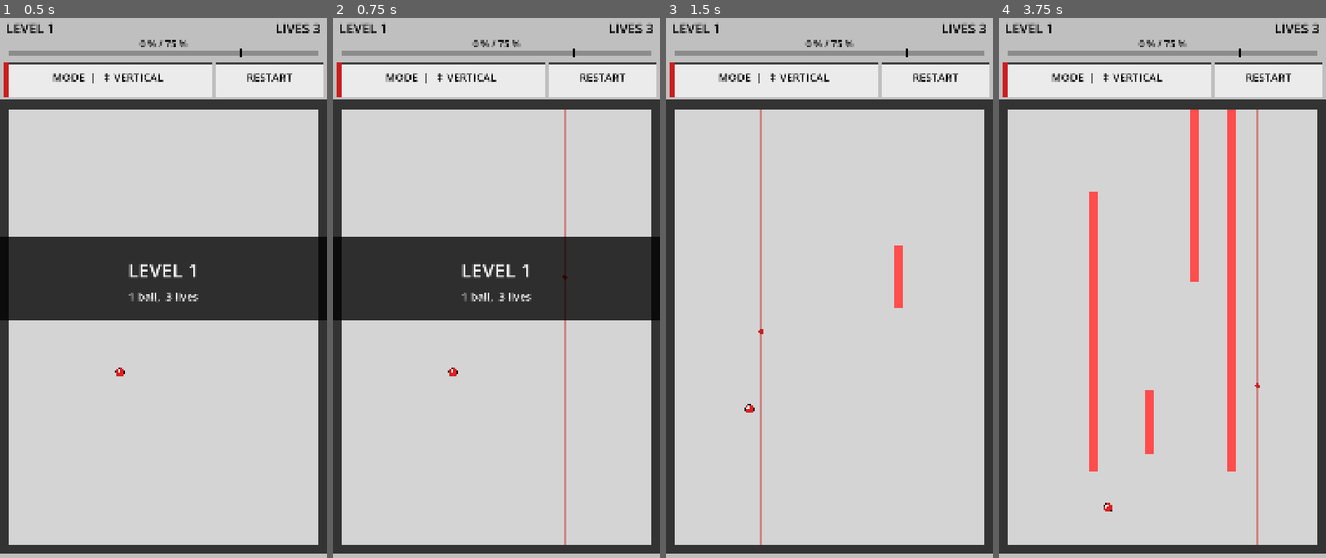
Above: before the commit, frames 1-4 (left to right).
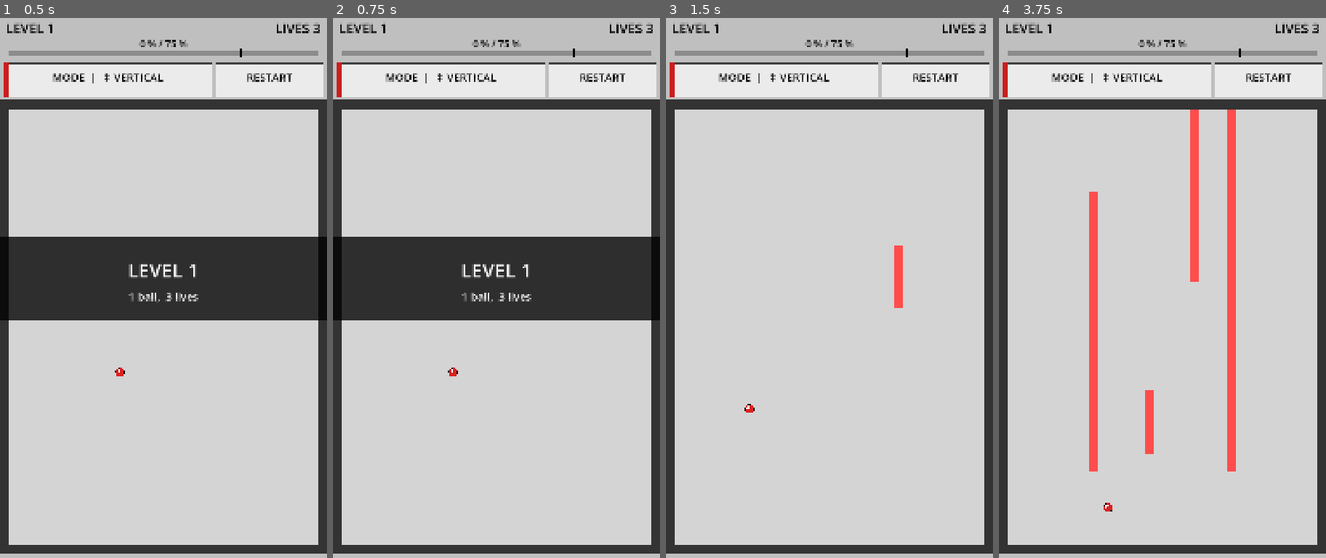
Above: after the commit, the same moments.

Repository: Matswm86/jezzball
Game: Godot game, scene res://scenes/Game.tscn
Two runs of this game, one before a commit and one after it. Both use one fixed random seed, a clock stepped at 60 frames per second and the inputs below.
Inputs (mouse positions are in pixels of both pictures, inside the frame that each line leads up to):
- Up to frame 1 (0.5 s): no input
- Up to frame 2 (0.75 s): tap Enter at 0.5 s; move the mouse to (568, 271) at 0.52 s; click (568, 271) at 0.67 s
- Up to frame 3 (1.5 s): drag from (764, 331) to (813, 417) at 1.27 s
- Up to frame 4 (3.75 s): move the mouse to (1195, 174) at 2.02 s; click (1195, 174) at 2.17 s; drag from (1146, 417) to (1064, 217) at 2.77 s; move the mouse to (1260, 390) at 3.52 s; click (1260, 390) at 3.67 s

Frame 1 is identical in both runs. In frame 2, 0.4% of the frame differs, in the area x 70-72%, y 16-98%; in frame 3, 0.5%, in the area x 28-30%, y 16-98%; in frame 4, 0.5%.

Commit message:
v0.4: gesture detection without InputEventScreenDrag
Restored the v0.2 single-_input pattern (which is known to load on the user's
Android runtime), then layered gesture-based wall direction on top:

- Touch DOWN on a field cell records position + cell, no wall yet
- Touch UP computes |dx|, |dy| from the down position:
  - either axis > 30 px → orient_vertical = (dy >= dx)
  - otherwise keeps previous orient (consecutive taps build same direction)
- Wall commits at the originally-pressed cell

No InputEventScreenDrag class reference (suspected next class-load offender
after sign() and Input.is_mouse_button_pressed). No Vector2i.ZERO initializer.
No class-const param defaults. State held in plain int / float vars.

UI: toggle button removed, replaced with a non-interactive MODE panel that
shows current orientation (red/blue color stripe + ↕/↔ icon).

Co-Authored-By: Claude Opus 4.7 (1M context) <noreply@anthropic.com>

Diff:
--- a/scripts/Game.gd
+++ b/scripts/Game.gd
@@ -56,26 +56,25 @@
 var lbl_level: Label
 var lbl_lives: Label
 var lbl_pct: Label
-var lbl_mode: Label
+var lbl_orient: Label
 var lbl_restart: Label
 var lbl_overlay_title: Label
 var lbl_overlay_sub: Label
 var overlay_box: ColorRect
 
-# Control rect, computed once in _ready.
+# Control button rects, computed once in _ready.
+var rect_mode: Rect2
 var rect_restart: Rect2
-var rect_mode: Rect2
-
-# Pending wall touch — finger went down on a field cell. Wall commits on release.
-var pending_active := false
-var pending_pos: Vector2 = Vector2(0, 0)
-var pending_cell: Vector2i = Vector2i(0, 0)
-var pending_drag_pos: Vector2 = Vector2(0, 0)
-const SWIPE_THRESH := 30.0
+
+# Gesture state: track press location and which cell it landed on (if any).
+# Plain ints + Vector2 to avoid the Vector2i.ZERO / class-const tricks.
+var touch_down_x := 0.0
+var touch_down_y := 0.0
+var touch_cell_x := -1
+var touch_cell_y := -1
 
 func _ready() -> void:
 	randomize()
-	# Mode-indicator panel (left ~66%) is non-interactive; Restart button (right ~33%).
 	var pad := 12.0
 	var ctrl_top := HUD_H + 8
 	var ctrl_h := CTRL_H - 16
@@ -86,20 +85,15 @@
 	_build_ui()
 	_start_level(1)
 
-func _make_label(pos: Vector2, w: float, fs: int, halign: int = HORIZONTAL_ALIGNMENT_LEFT) -> Label:
+func _make_label(pos: Vector2, w: float, fs: int, halign: int = HORIZONTAL_ALIGNMENT_LEFT, fc: Color = COL_TEXT) -> Label:
 	var l := Label.new()
 	l.position = pos
 	l.size = Vector2(w, fs * 1.6)
 	l.add_theme_font_size_override("font_size", fs)
-	l.add_theme_color_override("font_color", COL_TEXT)
+	l.add_theme_color_override("font_color", fc)
 	l.horizontal_alignment = halign
 	l.vertical_alignment = VERTICAL_ALIGNMENT_CENTER
 	add_child(l)
-	return l
-
-func _make_label_white(pos: Vector2, w: float, fs: int, halign: int) -> Label:
-	var l := _make_label(pos, w, fs, halign)
-	l.add_theme_color_override("font_color", Color(1, 1, 1))
 	return l
 
 func _build_ui() -> void:
@@ -108,8 +102,8 @@
 	lbl_lives = _make_label(Vector2(FIELD_W - 520, 18), 500, 44, HORIZONTAL_ALIGNMENT_RIGHT)
 	# HUD bottom row: percent text centered above progress bar
 	lbl_pct = _make_label(Vector2(0, 78), FIELD_W, 32, HORIZONTAL_ALIGNMENT_CENTER)
-	# Mode indicator + restart button labels
-	lbl_mode = _make_label(rect_mode.position + Vector2(0, 18), rect_mode.size.x, 36, HORIZONTAL_ALIGNMENT_CENTER)
+	# Mode-indicator panel (read-only) + restart button.
+	lbl_orient = _make_label(rect_mode.position + Vector2(0, 18), rect_mode.size.x, 36, HORIZONTAL_ALIGNMENT_CENTER)
 	lbl_restart = _make_label(rect_restart.position + Vector2(0, 18), rect_restart.size.x, 36, HORIZONTAL_ALIGNMENT_CENTER)
 	lbl_restart.text = "RESTART"
 	# Overlay backdrop + title/sub labels
@@ -119,8 +113,8 @@
 	overlay_box.size = Vector2(FIELD_W, 280)
 	overlay_box.visible = false
 	add_child(overlay_box)
-	lbl_overlay_title = _make_label_white(Vector2(0, FIELD_Y + FIELD_H * 0.30 + 60), FIELD_W, 64, HORIZONTAL_ALIGNMENT_CENTER)
-	lbl_overlay_sub = _make_label_white(Vector2(0, FIELD_Y + FIELD_H * 0.30 + 170), FIELD_W, 36, HORIZONTAL_ALIGNMENT_CENTER)
+	lbl_overlay_title = _make_label(Vector2(0, FIELD_Y + FIELD_H * 0.30 + 60), FIELD_W, 64, HORIZONTAL_ALIGNMENT_CENTER, Color(1, 1, 1))
+	lbl_overlay_sub = _make_label(Vector2(0, FIELD_Y + FIELD_H * 0.30 + 170), FIELD_W, 36, HORIZONTAL_ALIGNMENT_CENTER, Color(1, 1, 1))
 	lbl_overlay_title.visible = false
 	lbl_overlay_sub.visible = false
 
@@ -183,7 +177,7 @@
 	if play_total > 0:
 		pct = int(round(float(captured) / float(play_total) * 100.0))
 	lbl_pct.text = "%d %% / %d %%" % [pct, int(TARGET * 100)]
-	lbl_mode.text = ("MODE  |  ↕ VERTICAL" if orient_vertical else "MODE  |  ↔ HORIZONTAL")
+	lbl_orient.text = ("MODE  |  ↕ VERTICAL" if orient_vertical else "MODE  |  ↔ HORIZONTAL")
 	var show_overlay := false
 	var t_text := ""
 	var s_text := ""
@@ -358,80 +352,68 @@
 		state = GameState.LEVEL_WIN
 
 func _input(event: InputEvent) -> void:
-	# Touch path (real device).
+	# Only handle screen-touch and mouse-button events. NO InputEventScreenDrag
+	# class reference (which seems to break class-load on the user's Android
+	# runtime, same family as the sign() bug). Direction is determined by
+	# comparing touch-up position to recorded touch-down position.
+	var pressed := false
+	var p := Vector2.ZERO
 	if event is InputEventScreenTouch:
-		if event.pressed:
-			_on_touch_down(event.position)
-		else:
-			_on_touch_up(event.position)
+		pressed = event.pressed
+		p = event.position
+	elif event is InputEventMouseButton:
+		pressed = event.pressed
+		p = event.position
+	else:
 		return
-	if event is InputEventScreenDrag:
-		_on_drag(event.position)
+
+	if pressed:
+		# Record where the finger went down.
+		touch_down_x = p.x
+		touch_down_y = p.y
+		touch_cell_x = -1
+		touch_cell_y = -1
+		# State overlays still want to react on touch-down for snappy feel.
+		if state == GameState.LEVEL_WIN:
+			var nxt := level + 1
+			if nxt > MAX_LEVEL:
+				nxt = 1
+			_start_level(nxt)
+			return
+		if state == GameState.LEVEL_LOSE:
+			_start_level(level)
+			return
+		if rect_restart.has_point(p):
+			# Defer the actual restart to release so a stray touch doesn't
+			# reset on a casual press, but flag the press so we know.
+			return
+		# Inside field — record cell, but don't start wall yet.
+		if p.y >= FIELD_Y and p.y < FIELD_Y + FIELD_H and p.x >= FIELD_X and p.x < FIELD_X + FIELD_W:
+			var cx := int((p.x - FIELD_X) / CELL)
+			var cy := int((p.y - FIELD_Y) / CELL)
+			if cx >= 1 and cx < COLS - 1 and cy >= 1 and cy < ROWS - 1 and grid[cx][cy] == CellState.EMPTY:
+				touch_cell_x = cx
+				touch_cell_y = cy
 		return
-	# Desktop mouse fallback. We don't track motion-while-pressed because the
-	# global Input.is_mouse_button_pressed call broke class-load on the
-	# user's Android runtime in v0.3.
-	if event is InputEventMouseButton:
-		if event.pressed:
-			_on_touch_down(event.position)
-		else:
-			_on_touch_up(event.position)
-
-func _on_touch_down(p: Vector2) -> void:
-	pending_active = false
-	# End-of-level overlays consume the tap.
-	if state == GameState.LEVEL_WIN:
-		var nxt := level + 1
-		if nxt > MAX_LEVEL:
-			nxt = 1
-		_start_level(nxt)
+
+	# RELEASED.
+	if state != GameState.PLAYING:
 		return
-	if state == GameState.LEVEL_LOSE:
-		_start_level(level)
-		return
-	# Restart button.
 	if rect_restart.has_point(p):
 		btn_restart_flash = 0.25
 		_start_level(level)
 		return
-	# Field tap — record but don't start the wall yet. Direction is decided
-	# by what the finger does between touch-down and touch-up.
-	if p.y >= FIELD_Y and p.y < FIELD_Y + FIELD_H and p.x >= FIELD_X and p.x < FIELD_X + FIELD_W:
-		var cx := int((p.x - FIELD_X) / CELL)
-		var cy := int((p.y - FIELD_Y) / CELL)
-		if cx >= 1 and cx < COLS - 1 and cy >= 1 and cy < ROWS - 1:
-			if grid[cx][cy] == CellState.EMPTY:
-				pending_active = true
-				pending_pos = p
-				pending_cell = Vector2i(cx, cy)
-				pending_drag_pos = p
-
-func _on_drag(p: Vector2) -> void:
-	if not pending_active:
-		return
-	pending_drag_pos = p
-	# Live-update orientation based on the bigger axis once we cross the
-	# swipe threshold. Visual indicator updates next _refresh_ui call.
-	var dx := abs(p.x - pending_pos.x)
-	var dy := abs(p.y - pending_pos.y)
-	if dx > SWIPE_THRESH or dy > SWIPE_THRESH:
-		orient_vertical = (dy >= dx)
-
-func _on_touch_up(p: Vector2) -> void:
-	if not pending_active:
-		return
-	pending_active = false
-	# Final orientation update from release point (in case the finger slid
-	# after we last got a drag event).
-	var dx := abs(p.x - pending_pos.x)
-	var dy := abs(p.y - pending_pos.y)
-	if dx > SWIPE_THRESH or dy > SWIPE_THRESH:
-		orient_vertical = (dy >= dx)
-	# Commit the wall at the cell we ORIGINALLY touched, in the resolved
-	# direction. (If finger barely moved, orient_vertical keeps its previous
-	# value, so consecutive taps build walls in the same direction.)
-	if grid[pending_cell.x][pending_cell.y] == CellState.EMPTY:
-		_start_wall(pending_cell.x, pending_cell.y)
+	# If we recorded a valid field cell on press, commit a wall there.
+	if touch_cell_x >= 0:
+		var dx := abs(p.x - touch_down_x)
+		var dy := abs(p.y - touch_down_y)
+		if dx > 30.0 or dy > 30.0:
+			# Direction follows the bigger axis of the swipe.
+			orient_vertical = dy >= dx
+		# else: keep previous orient (consecutive taps stay same direction).
+		if grid[touch_cell_x][touch_cell_y] == CellState.EMPTY:
+			_start_wall(touch_cell_x, touch_cell_y)
+		touch_cell_x = -1
 
 func _start_wall(cx: int, cy: int) -> void:
 	var w := {
@@ -467,13 +449,12 @@
 	draw_line(Vector2(target_x, bar_y - 6), Vector2(target_x, bar_y + 28), COL_TEXT, 3)
 
 func _draw_controls() -> void:
-	# Mode panel (read-only; orientation comes from finger gesture in field).
+	# Mode panel (read-only — orientation comes from finger gesture in field).
 	draw_rect(rect_mode, COL_BTN, true)
 	draw_rect(rect_mode, COL_BTN_BORDER, false, 4)
-	# Color stripe down the left side of the panel — red when next wall would
-	# be vertical, blue when horizontal.
-	var stripe := Rect2(rect_mode.position, Vector2(14, rect_mode.size.y))
-	draw_rect(stripe, COL_WALL if orient_vertical else COL_CAPTURED, true)
+	# Color stripe on the left side: red for vertical, blue for horizontal.
+	var stripe_col := COL_WALL if orient_vertical else COL_CAPTURED
+	draw_rect(Rect2(rect_mode.position, Vector2(14, rect_mode.size.y)), stripe_col, true)
 	# Restart button.
 	var rcol := COL_BTN_PRESSED if btn_restart_flash > 0.0 else COL_BTN
 	draw_rect(rect_restart, rcol, true)
@@ -505,16 +486,3 @@
 		draw_circle(p, BALL_RADIUS + 1, COL_BALL_OUTLINE)
 		draw_circle(p, BALL_RADIUS, COL_BALL)
 		draw_circle(p + Vector2(-BALL_RADIUS * 0.35, -BALL_RADIUS * 0.35), BALL_RADIUS * 0.32, COL_BALL_DOT)
-	# Touch preview: while finger is down on a field cell, show a faint line
-	# through the touched cell in the orientation the wall WILL grow.
-	if pending_active:
-		var c := pending_cell
-		var px := FIELD_X + c.x * CELL + CELL * 0.5
-		var py := FIELD_Y + c.y * CELL + CELL * 0.5
-		var preview_col := Color(COL_WALL.r, COL_WALL.g, COL_WALL.b, 0.45) if orient_vertical else Color(COL_CAPTURED.r, COL_CAPTURED.g, COL_CAPTURED.b, 0.45)
-		if orient_vertical:
-			draw_line(Vector2(px, FIELD_Y + CELL), Vector2(px, FIELD_Y + FIELD_H - CELL), preview_col, 6)
-		else:
-			draw_line(Vector2(FIELD_X + CELL, py), Vector2(FIELD_X + FIELD_W - CELL, py), preview_col, 6)
-		# Marker dot at touched cell.
-		draw_circle(Vector2(px, py), 8, COL_WALL if orient_vertical else COL_CAPTURED)
